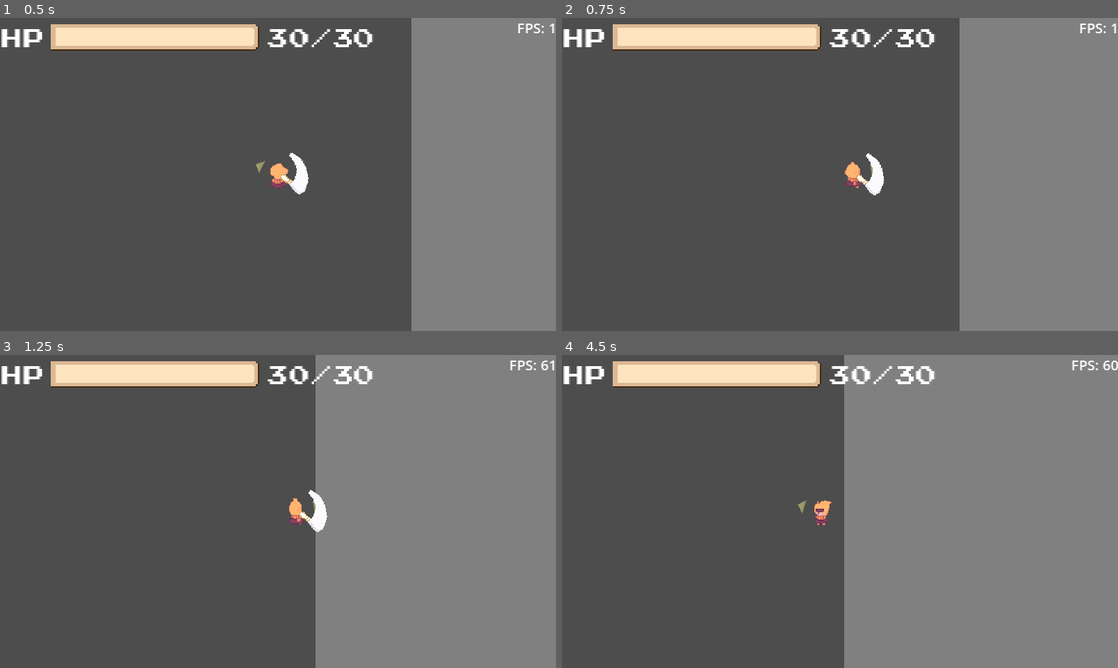
Above: before the commit, frames 1-4 (two rows, left to right).
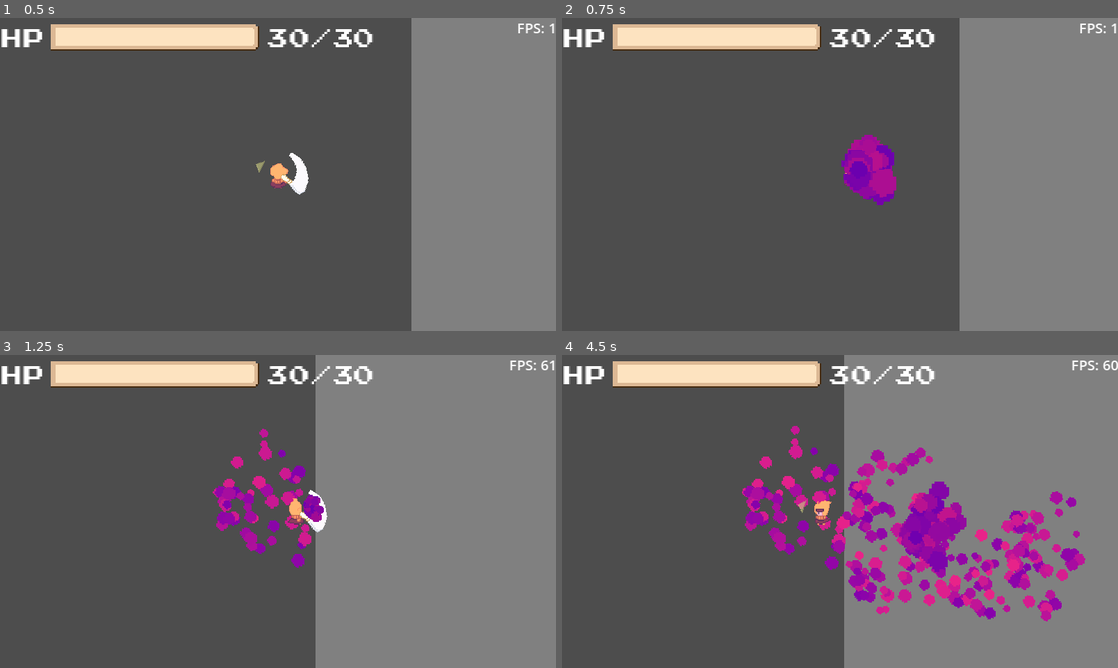
Above: after the commit, the same moments.

Repository: 0megq/PirateJam14
Game: Godot game, scene res://tests/testing_scene.tscn
Two runs of this game, one before a commit and one after it. Both use one fixed random seed, a clock stepped at 60 frames per second and the inputs below. The engine's default icon, where the game draws it, is replaced by a stand-in: a white triangle on a blue panel in a dark square.
Inputs (mouse positions are in pixels of both pictures, inside the frame that each line leads up to):
- Up to frame 1 (0.5 s): no input
- Up to frame 2 (0.75 s): tap Enter (ui_accept) at 0.5 s; move the mouse to (962, 158) at 0.52 s; press the mouse at (962, 158) at 0.53 s; hold D (right) from 0.53 s (still down)
- Up to frame 3 (1.25 s): keep holding D (right); tap Enter (ui_accept) at 0.77 s
- Up to frame 4 (4.5 s): move the mouse to (728, 527) at 1.27 s; release D (right) at 1.28 s; release the mouse at (728, 527) at 1.28 s; hold S (down) 1.28-2.03 s; click (728, 527) at 1.35 s; tap Enter (ui_accept) at 1.52, 3.02, 3.77 s; move the mouse to (895, 442) at 2.02 s; press the mouse at (895, 442) at 2.03 s; hold D (right) 2.03-2.78 s; move the mouse to (812, 574) at 2.77 s; release the mouse at (812, 574) at 2.78 s; hold W (up) 2.78-3.53 s; click (812, 574) at 2.85 s; move the mouse to (1006, 558) at 3.52 s; press the mouse at (1006, 558) at 3.53 s; hold A (left) from 3.53 s (still down); tap R (reload) at 4.15 s; move the mouse to (673, 464) at 4.27 s; release the mouse at (673, 464) at 4.28 s; click (673, 464) at 4.35 s

Frame 1 is identical in both runs. In frame 2, 1.6% of the frame differs, in the area x 50-61%, y 37-60%; in frame 3, 2.2%; in frame 4, 10%, in the area x 32-95%, y 22-86%.

Commit message:
Jam attack added with particles
- Jam has no hitbox yet
- Built out reload(). not done yet
- Removed dead code from attack()

Diff:
--- a/project/scenes/player.tscn
+++ b/project/scenes/player.tscn
@@ -324,50 +324,6 @@
 "transitions": PackedFloat32Array(1, 1, 1, 1, 1, 1, 1, 1),
 "update": 1,
 "values": [88, 89, 90, 91, 92, 93, 94, 95]
-}
-
-[sub_resource type="Animation" id="Animation_nfjny"]
-resource_name = "Attack"
-length = 0.2
-tracks/0/type = "value"
-tracks/0/imported = false
-tracks/0/enabled = true
-tracks/0/path = NodePath("AttackHitbox/SwordSprite:frame")
-tracks/0/interp = 1
-tracks/0/loop_wrap = true
-tracks/0/keys = {
-"times": PackedFloat32Array(0, 0.1, 0.2),
-"transitions": PackedFloat32Array(1, 1, 1),
-"update": 1,
-"values": [1, 2, 4]
-}
-tracks/1/type = "value"
-tracks/1/imported = false
-tracks/1/enabled = true
-tracks/1/path = NodePath("AttackHitbox/CollisionPolygon2D:polygon")
-tracks/1/interp = 1
-tracks/1/loop_wrap = true
-tracks/1/keys = {
-"times": PackedFloat32Array(0, 0.1, 0.2),
-"transitions": PackedFloat32Array(1, 1, 1),
-"update": 1,
-"values": [PackedVector2Array(16, -21, 32, -26, 43, -8, 44, 19, 30, 45, 5, 26), PackedVector2Array(17, -11, 27, -14, 36, -2, 41, 16, 28, 41, 6, 28), PackedVector2Array(12, 8, 18, 13, 24, 26, 21, 37, 11, 41, 0, 22)]
-}
-
-[sub_resource type="Animation" id="Animation_gewd3"]
-resource_name = "jelly_attack"
-length = 0.2
-tracks/0/type = "value"
-tracks/0/imported = false
-tracks/0/enabled = true
-tracks/0/path = NodePath("AttackHitbox/SwordSprite:frame")
-tracks/0/interp = 1
-tracks/0/loop_wrap = true
-tracks/0/keys = {
-"times": PackedFloat32Array(0, 0.1, 0.2),
-"transitions": PackedFloat32Array(1, 1, 1),
-"update": 1,
-"values": [6, 7, 9]
 }
 
 [sub_resource type="AnimationLibrary" id="AnimationLibrary_15xdh"]
--- a/project/scripts/player.gd
+++ b/project/scripts/player.gd
@@ -59,6 +59,7 @@
 @onready var attack_look_timer: Timer = $AttackLookTimer
 
 func _ready() -> void:
+	set_deferred("current_ammo", max_ammo)
 	set_deferred("current_health", max_health)
 
 
@@ -120,7 +121,11 @@
 
 
 func reload() -> void:
+	# Replace this with some sort of reload animation
 	print("reload functionality goes here")
+	# Refill ammo. Placeholder: Current ammo should increase by one based off a certain frame of the animation
+	# Also slow down player
+	current_ammo = max_ammo
 
 
 func manage_attack() -> void:
@@ -139,25 +144,20 @@
 
 
 func attack() -> void:
-	# Hitbox rotation
-	var mouse_dir := global_position.direction_to(get_global_mouse_position())
-	var joystick_r_dir := Vector2(Input.get_joy_axis(0, JOY_AXIS_RIGHT_X), Input.get_joy_axis(0, JOY_AXIS_RIGHT_Y)).normalized()
-
-	var aim_dir: Vector2
-	aim_dir = cursor.position
+	var aim_dir: Vector2 = cursor.position
 
 	attack_hitbox.rotation = aim_dir.angle()
-	print(aim_dir)
 	# Turn hitbox on
 	#$AttackHitbox/AttackDisplay.show()
 	$AttackHitbox/SwordSprite.show()
-	$AnimationPlayer.play.call_deferred("attack")
+	$AnimationPlayer.play("attack")
 	attack_hitbox.monitoring = true
 	attack_duration_timer.start(attack_duration)
 
 	if current_ammo > 0:
-		# Fire jam
-		pass
+		current_ammo -= 1
+		$AnimationPlayer.play("jelly_attack")
+		fire()
 
 
 func _on_attack_duration_timer_timeout() -> void:
@@ -179,23 +179,17 @@
 
 
  #Fires jam
-#func fire() -> void:
-	## Setup jam
-	#var jam: CPUParticles2D = jam_projectile_scene.instantiate()
-		#
-	#jam.visible = true
-	#jam.global_position = global_position
-	#jam.emitting = true
-	#jam_container.add_child(jam)
-	#
-	## Jam rotation and offset
-	#var aim_dir = cursor.position
-		#
-	#jam.rotation = cursor.position.angle()
-	#jam.global_position += (aim_dir + velocity.normalized()) * fire_offset # Offset the jam by the aim direction and velocity
-	#
-	## Count particles
-	#particle_count += jam.amount
+func fire() -> void:
+	# Setup jam
+	var jam: CPUParticles2D = jam_projectile_scene.instantiate()
+
+	jam.visible = true
+	jam.emitting = true
+	jam_container.add_child(jam)
+
+	# Jam rotation and offset
+	jam.rotation = cursor.position.angle()
+	jam.global_position = cursor.global_position
 
 
 func take_damage(dmg: int) -> void:
